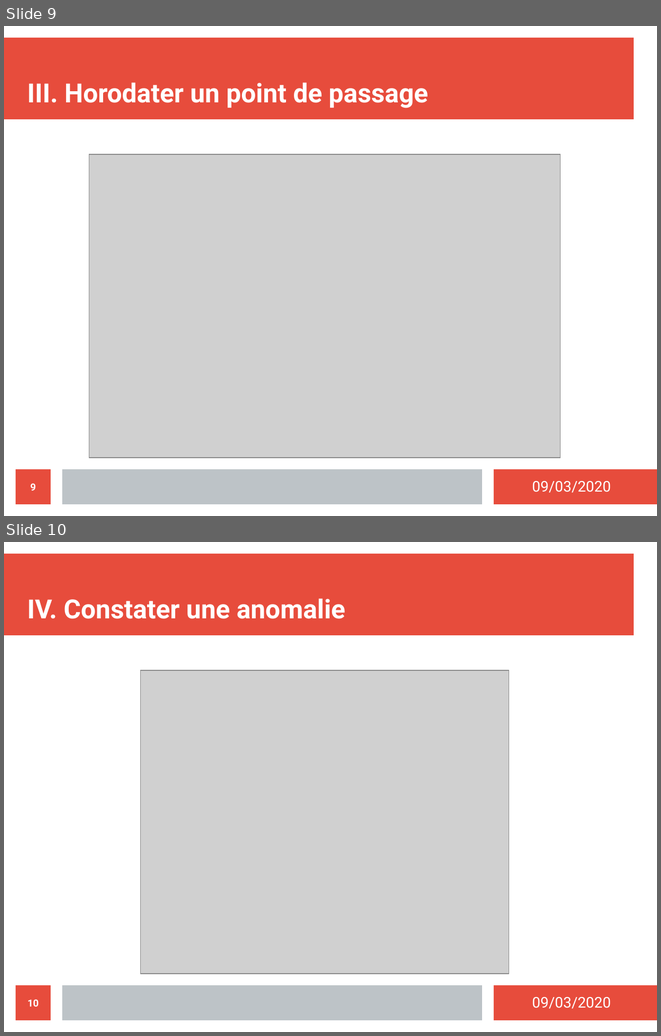
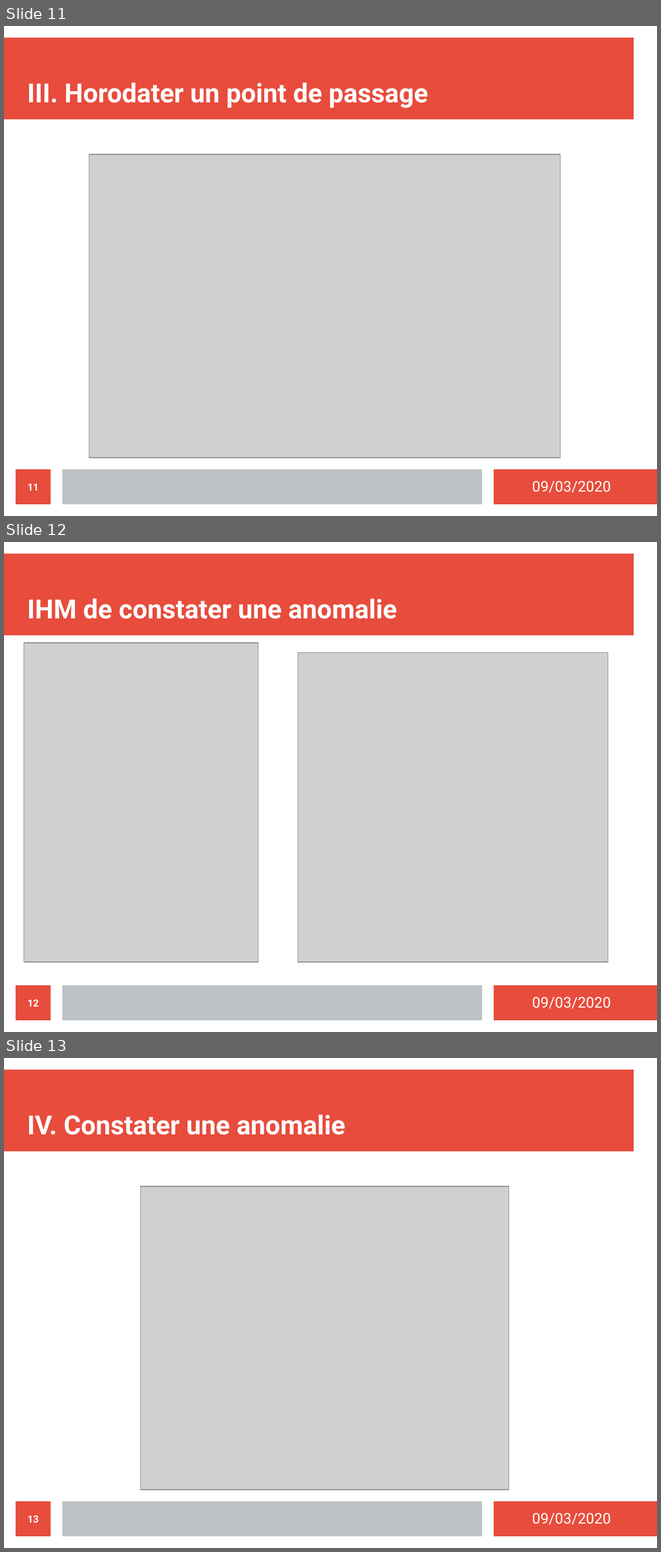
Before and after one commit to MezeretteBrice/Projet_Ronde, a slide deck: SOUTENANCE/Revue2/MezeretteBrice.odp. Shown one above the other, each under a label of ours: slides 9 and 10 before the commit, slides 11, 12 and 13 after it. The pictures are 661x1036 and 661x1552 pixels, drawn with LibreOffice and Linux fonts; fonts in the diff are those of the drawing; grey boxes stand for pictures. Boxes give left, top, right and bottom in pixels: in the first picture for what was removed or moved away, otherwise in the second. Text is boxed around its words. In the diff, an @@ line names an element or a change of style, - is before the commit and + after.

```diff
--- a/SOUTENANCE/Revue2/MezeretteBrice.odp
+++ b/SOUTENANCE/Revue2/MezeretteBrice.odp
@@ slide 12 added at [4, 542, 657, 1032], background #FFFFFF; not listed: 4 template elements that a slide beside it also shows @@
@@ title added at [27, 598, 397, 619], 32 pt, text #FFFFFF, bold @@
+IHM de constater une anomalie
@@ picture added at [24, 643, 258, 962] @@
@@ picture added at [298, 652, 608, 962] @@
@@ page number added at [16, 985, 51, 1020], fill #E74C3C, 12 pt, text #FFFFFF, bold @@
+12
@@ what was slide 9 is now slide 11 @@
@@ page number at [27, 483, 38, 490]: text changed @@
-9
+11
@@ what was slide 10 is now slide 13 @@
@@ page number at [27, 1515, 38, 1522]: text changed @@
-10
+13
```
Also in this commit, not shown: 3 other slides added, 1 other file.
